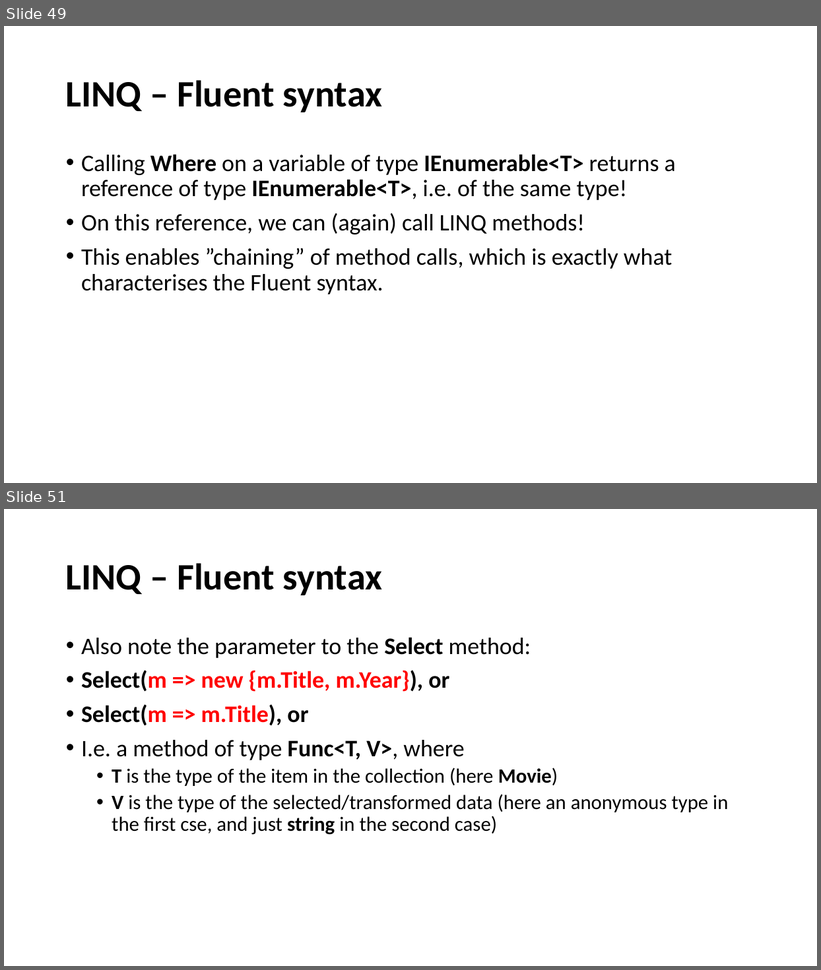
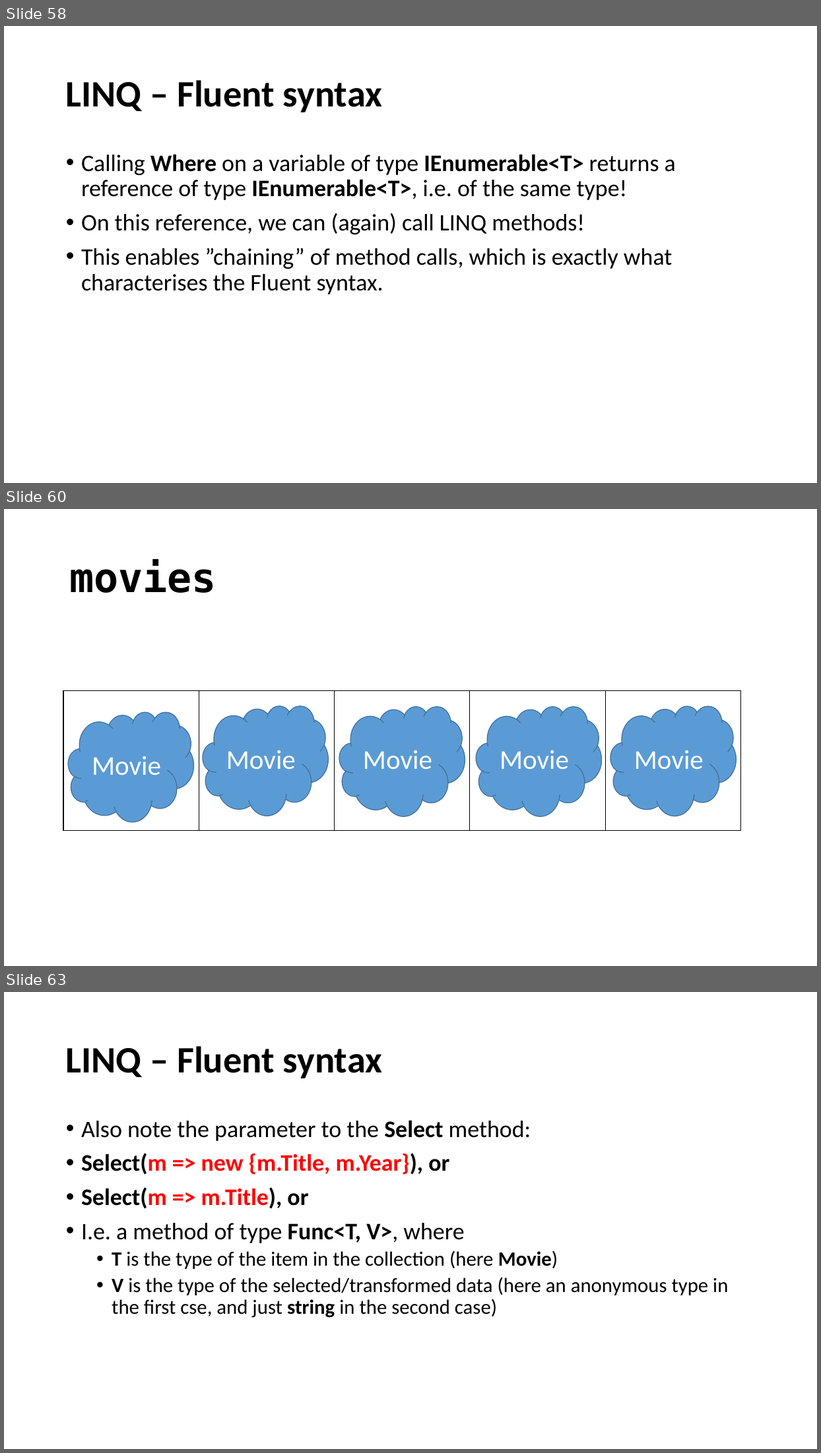
Before and after one commit to perslaursen/OOProg22, a slide deck: Chap/Prog03/Presentations/LINQ.pptx. Shown one above the other, each under a label of ours: slides 49 and 51 before the commit, slides 58, 60 and 63 after it; the slides between them are not shown. The pictures are 821x970 and 821x1453 pixels, drawn with LibreOffice and Linux fonts; fonts in the diff are those of the drawing. Boxes give left, top, right and bottom in pixels: in the first picture for what was removed or moved away, otherwise in the second. Text is boxed around its words. In the diff, an @@ line names an element or a change of style, - is before the commit and + after.

```diff
--- a/Chap/Prog03/Presentations/LINQ.pptx
+++ b/Chap/Prog03/Presentations/LINQ.pptx
@@ slide 60 added at bbox=[4, 509, 817, 966], background #FFFFFF @@
@@ text added at bbox=[69, 559, 216, 593], 48 pt, text #000000, bold @@
+movies
@@ table added at bbox=[63, 691, 741, 831], 1 rows, 5 columns @@
+ |  |  |  | 
@@ cloud added at bbox=[203, 706, 329, 816], fill #5B9BD5, outline #43739E 1 pt, 32 pt, text #FFFFFF @@
+Movie
@@ cloud added at bbox=[339, 706, 465, 817], fill #5B9BD5, outline #43739E 1 pt, 32 pt, text #FFFFFF @@
+Movie
@@ cloud added at bbox=[476, 706, 602, 817], fill #5B9BD5, outline #43739E 1 pt, 32 pt, text #FFFFFF @@
+Movie
@@ cloud added at bbox=[611, 706, 737, 816], fill #5B9BD5, outline #43739E 1 pt, 32 pt, text #FFFFFF @@
+Movie
@@ cloud added at bbox=[68, 712, 193, 822], fill #5B9BD5, outline #43739E 1 pt, 32 pt, text #FFFFFF @@
+Movie
@@ what was slide 49 is now slide 58 @@
@@ what was slide 51 is now slide 63 @@
```
Also in this commit, not shown: 2 slides changed, 13 other slides added, 1 slide removed, 22 other files.
